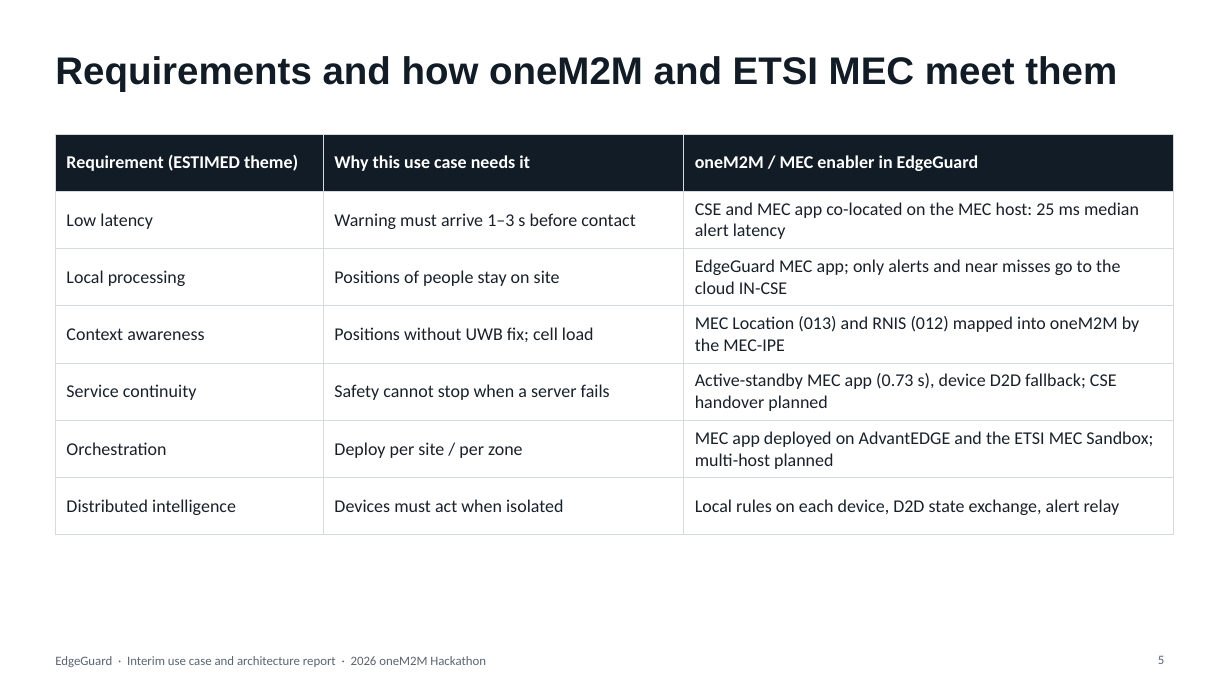
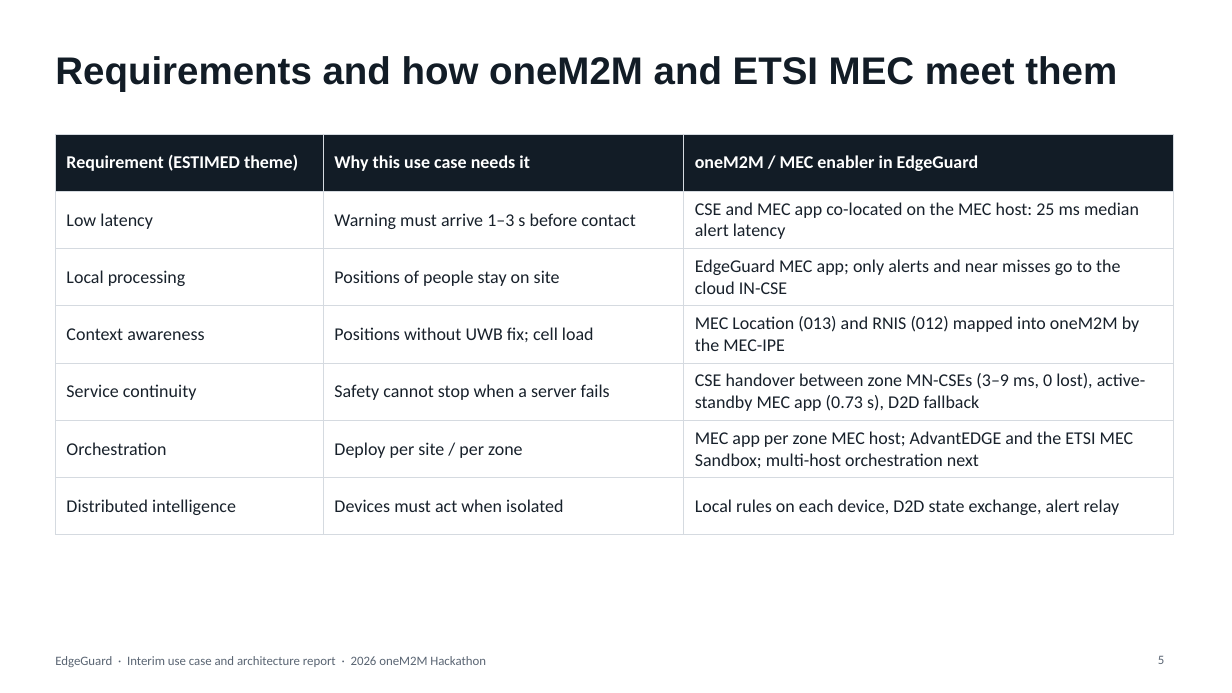
Before and after one commit to ljw22112/Edgeguard, a slide deck: slide 5 of docs/submissions/EdgeGuard_Interim_Report.pptx. Drawn at 1232x693 pixels with LibreOffice and Linux fonts; fonts in the diff are those of the drawing. Boxes give left, top, right and bottom in pixels: in the first picture for what was removed or moved away, otherwise in the second. Text is boxed around its words. In the diff, an @@ line names an element or a change of style, - is before the commit and + after.

```diff
--- a/docs/submissions/EdgeGuard_Interim_Report.pptx
+++ b/docs/submissions/EdgeGuard_Interim_Report.pptx
@@ table at (x1=55, y1=134, x2=1174, y2=519) @@
-row 5, column 3: Active-standby MEC app (0.73 s), device D2D fallback; CSE handover planned
+row 5, column 3: CSE handover between zone MN-CSEs (3–9 ms, 0 lost), active-standby MEC app (0.73 s), D2D fallback
-row 6, column 3: MEC app deployed on AdvantEDGE and the ETSI MEC Sandbox; multi-host planned
+row 6, column 3: MEC app per zone MEC host; AdvantEDGE and the ETSI MEC Sandbox; multi-host orchestration next
```
Also in this commit, not shown: 6 other slides changed, 2 slides added, 1 other file.
